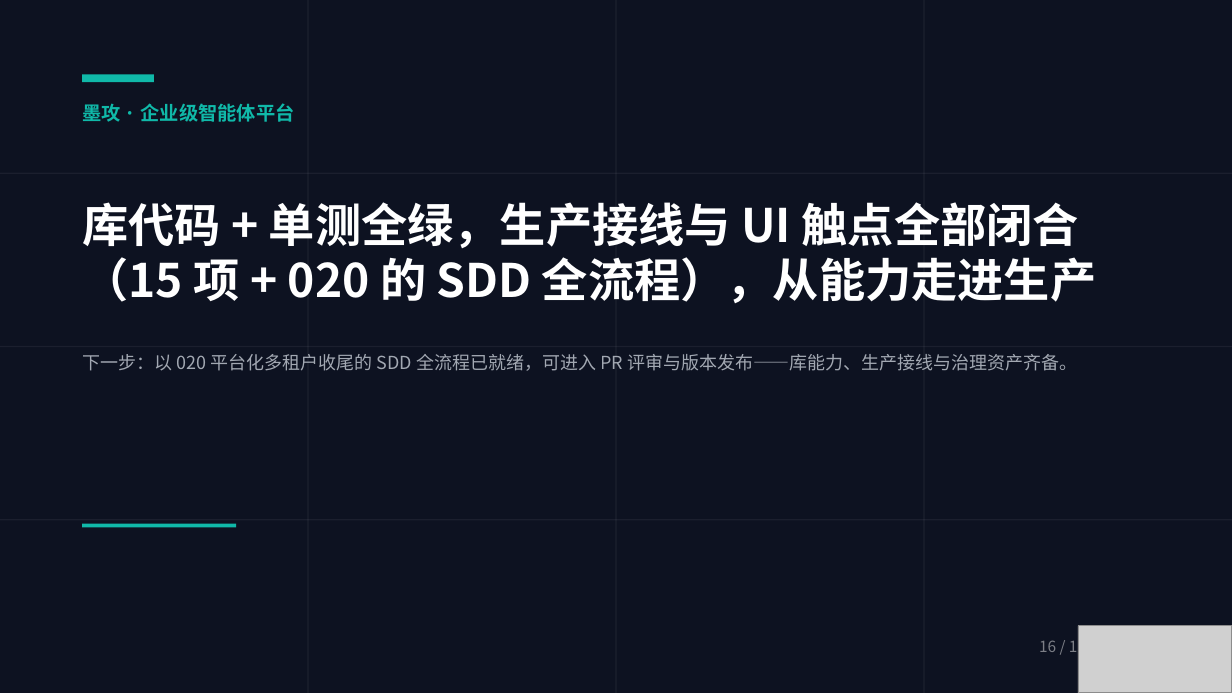
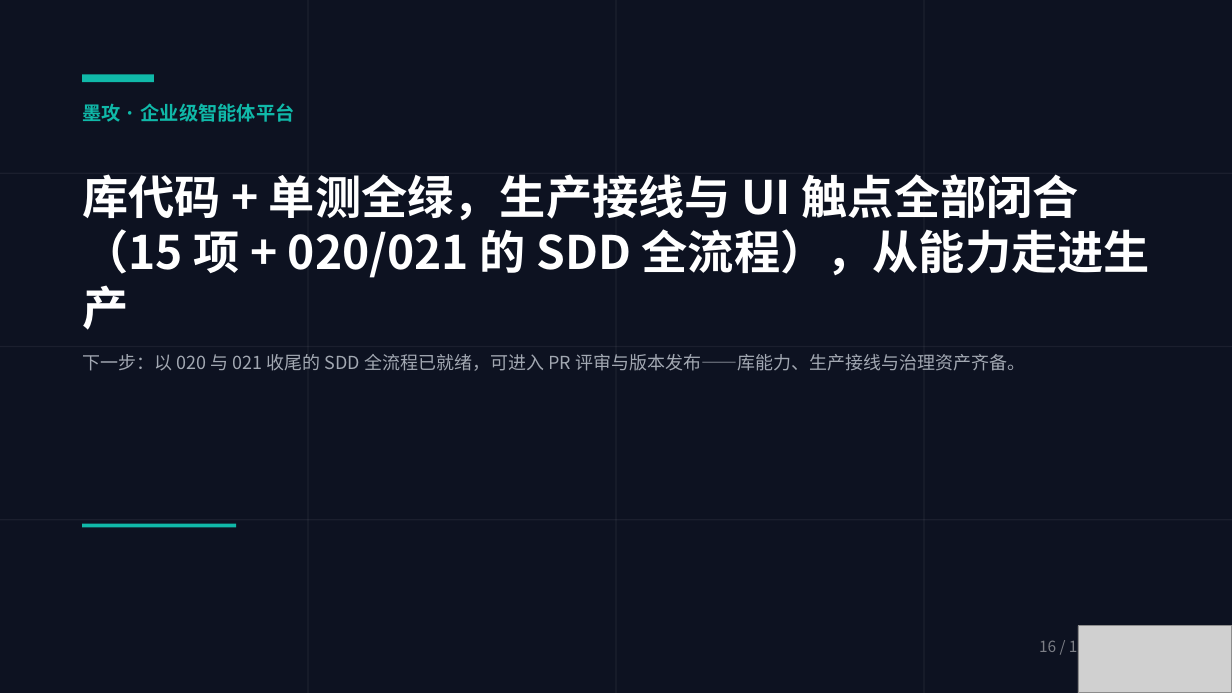
Before and after one commit to cooper2006/mogo, a slide deck: slide 16 of docs/intro-v4.pptx. Drawn at 1232x693 pixels with LibreOffice and Linux fonts; fonts in the diff are those of the drawing; grey boxes stand for pictures. Boxes give left, top, right and bottom in pixels: in the first picture for what was removed or moved away, otherwise in the second. Text is boxed around its words. In the diff, an @@ line names an element or a change of style, - is before the commit and + after.

```diff
--- a/docs/intro-v4.pptx
+++ b/docs/intro-v4.pptx
@@ text at (x1=82, y1=174, x2=1150, y2=330): text changed @@
-库代码 + 单测全绿，生产接线与 UI 触点全部闭合（15 项 + 020 的 SDD 全流程），从能力走进生产
+库代码 + 单测全绿，生产接线与 UI 触点全部闭合（15 项 + 020/021 的 SDD 全流程），从能力走进生产
@@ text at (x1=82, y1=354, x2=1025, y2=371): text changed @@
-下一步：以 020 平台化多租户收尾的 SDD 全流程已就绪，可进入 PR 评审与版本发布——库能力、生产接线与治理资产齐备。
+下一步：以 020 与 021 收尾的 SDD 全流程已就绪，可进入 PR 评审与版本发布——库能力、生产接线与治理资产齐备。
```
Also in this commit, not shown: 5 other slides changed, 4 other files.
